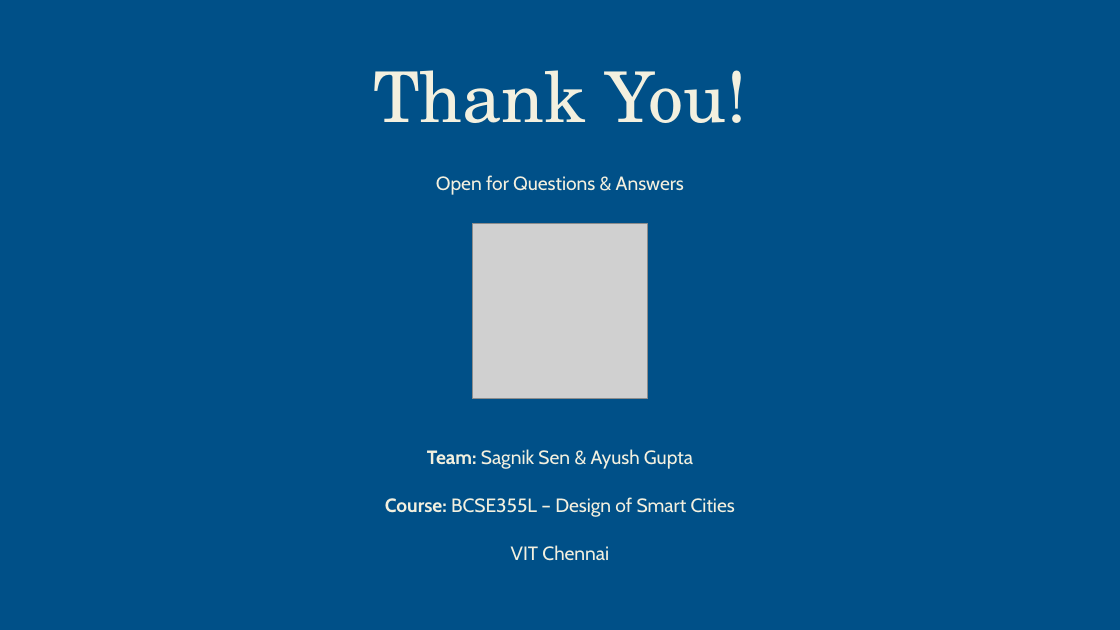
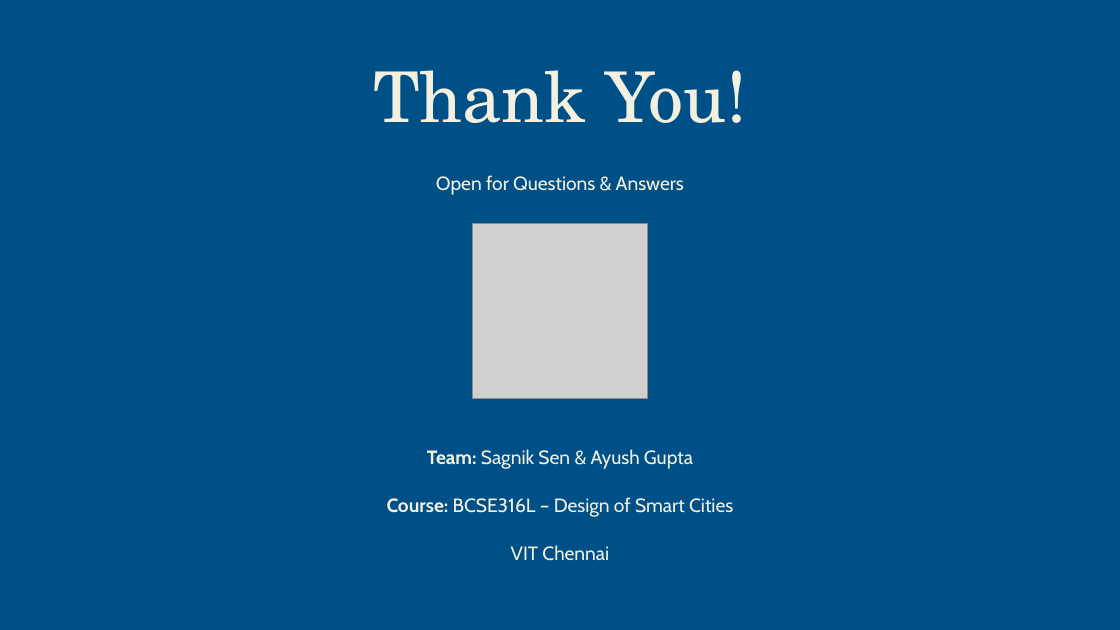
Before and after one commit to sagnik-sen/UrbanPulse, a slide deck: slide 12 of UrbanPulse Chennai.pptx. Drawn at 1120x630 pixels with LibreOffice and Linux fonts; fonts in the diff are those of the drawing; grey boxes stand for pictures. Boxes give left, top, right and bottom in pixels: in the first picture for what was removed or moved away, otherwise in the second. Text is boxed around its words. In the diff, an @@ line names an element or a change of style, - is before the commit and + after.

Commit message:
Correct course code to BCSE316L

```diff
--- a/UrbanPulse Chennai.pptx
+++ b/UrbanPulse Chennai.pptx
@@ text at (387, 497, 733, 517): text changed @@
-Course: BCSE355L – Design of Smart Cities
+Course: BCSE316L – Design of Smart Cities
```
Also in this commit, not shown: 1 other slide changed, 2 other files.
